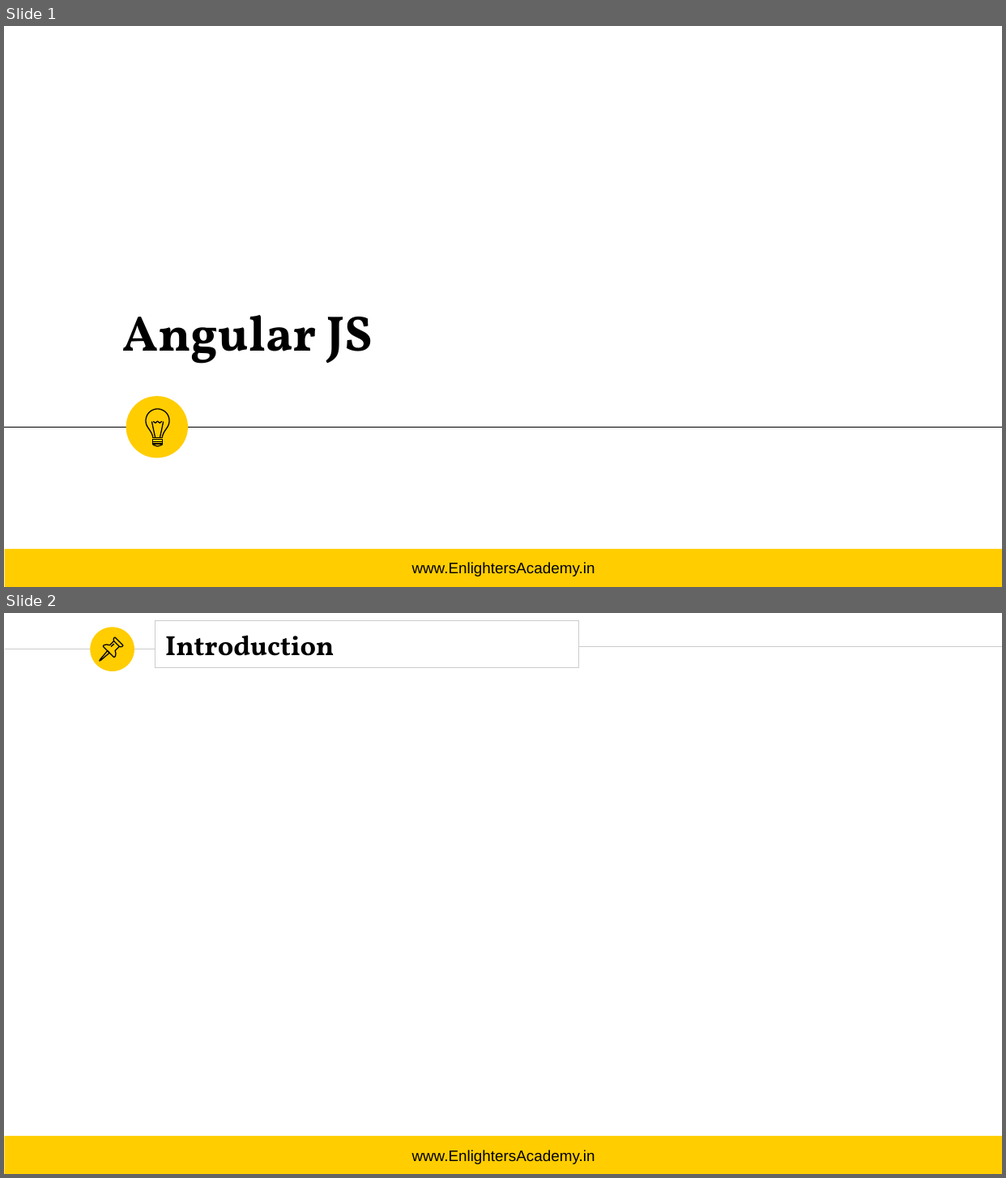
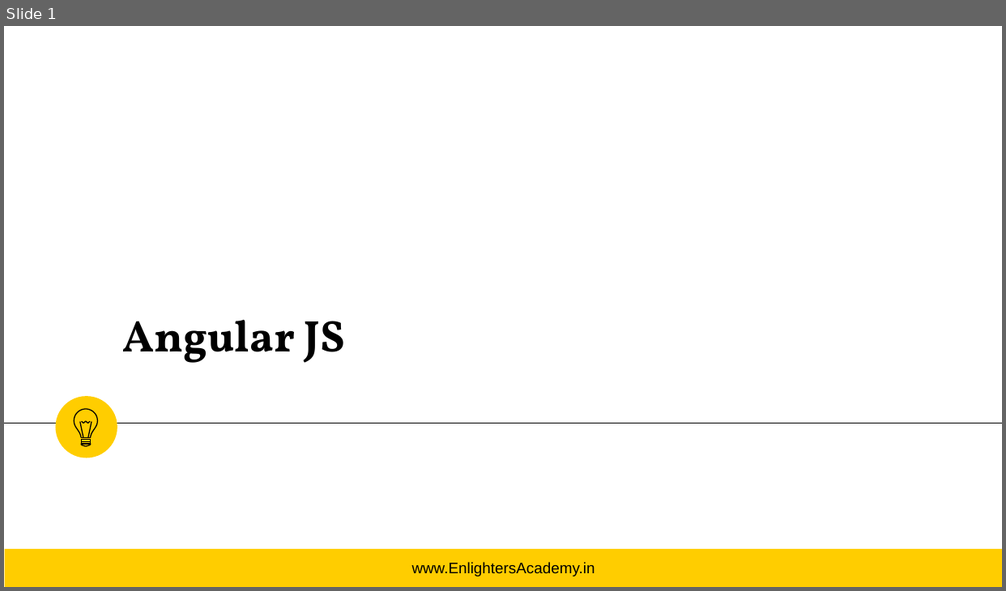
Before and after one commit to vikram-github/Course-Materials, a slide deck: PPT Template/EnlightersAcademyTemplate.pptx. Shown one above the other, each under a label of ours: slides 1 and 2 before the commit, slide 1 after it. The pictures are 1006x1178 and 1006x591 pixels, drawn with LibreOffice and Linux fonts; fonts in the diff are those of the drawing; background and template pictures are left out. Boxes give left, top, right and bottom in pixels: in the first picture for what was removed or moved away, otherwise in the second. Text is boxed around its words. In the diff, an @@ line names an element or a change of style, - is before the commit and + after.

```diff
--- a/PPT Template/EnlightersAcademyTemplate.pptx
+++ b/PPT Template/EnlightersAcademyTemplate.pptx
@@ slide 2 removed at [4,613,1002,1174], background #FFFFFF; not listed: 1 template element that a slide beside it also shows @@
@@ ellipse removed at [90,627,134,671] @@
@@ title removed at [155,620,579,668] @@
-Introduction
@@ line removed from (5, 649) to (155, 649) @@
@@ group removed at [100,638,123,661]: 4 freeform shapes @@
@@ line removed from (579, 647) to (1002, 647) @@
@@ rectangle removed at [5,1137,1002,1174] @@
-www.EnlightersAcademy.in
@@ slide 1 changed as well @@
@@ title "Angular JS" at [123,320,344,363]: size 36 to 32 pt @@
@@ ellipse: place and size @@
-ellipse at [126,396,188,458]
+ellipse at [56,396,117,458]
@@ line moved from (4, 427) - (1002, 427) to (4, 423) - (1002, 423) @@
@@ group added at [74,409,98,447]: 8 freeform shapes @@
@@ group removed at [146,409,170,447]: 8 freeform shapes @@
```
Also in this commit, not shown: 1 slide added, 1 other slide removed, 1 other file.
